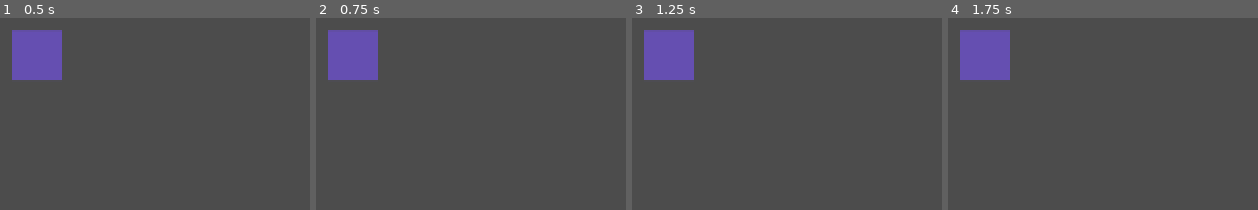
Above: before the commit, frames 1-4 (left to right).
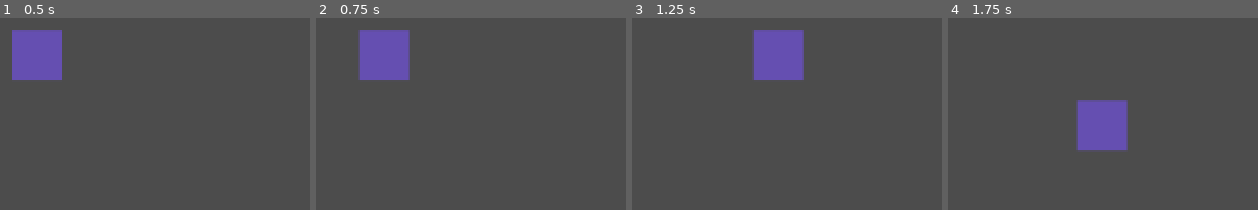
Above: after the commit, the same moments.

Repository: acleverpun/waves
Game: Godot game, scene res://src/states/main.tscn
The game is run twice, just before and just after one commit, with the same random seed, the same clock (stepped at 60 frames per second) and the same inputs.
Inputs:
- Up to frame 1 (0.5 s): no input
- Up to frame 2 (0.75 s): tap Enter at 0.5 s; hold E (move.right, bound only after the commit) from 0.53 s (still down)
- Up to frame 3 (1.25 s): keep holding E (move.right, bound only after the commit)
- Up to frame 4 (1.75 s): release E (move.right, bound only after the commit) at 1.28 s; hold O (move.down, bound only after the commit) from 1.28 s (still down)

Frame 1 is identical in both runs. In frame 2, 5.4% of the frame differs, in the area x 3-31%, y 6-33%; in frame 3, 8.6%; in frame 4, 8.6%, in the area x 3-59%, y 6-69%.

Commit message:
Added basic, componentized movement.
Signed-off-by: Ross Hadden <rosshadden@gmail.com>

Diff:
--- a/project.godot
+++ b/project.godot
@@ -23,6 +23,44 @@
 
 window/dpi/allow_hidpi=true
 
+[input]
+
+game.close={
+"deadzone": 0.5,
+"events": [ Object(InputEventKey,"resource_local_to_scene":false,"resource_name":"","device":0,"alt":false,"shift":false,"control":true,"meta":false,"command":true,"pressed":false,"scancode":67,"unicode":0,"echo":false,"script":null)
+ ]
+}
+game.restart={
+"deadzone": 0.5,
+"events": [ Object(InputEventKey,"resource_local_to_scene":false,"resource_name":"","device":0,"alt":false,"shift":false,"control":true,"meta":false,"command":true,"pressed":false,"scancode":82,"unicode":0,"echo":false,"script":null)
+ ]
+}
+game.debug={
+"deadzone": 0.5,
+"events": [ Object(InputEventKey,"resource_local_to_scene":false,"resource_name":"","device":0,"alt":false,"shift":false,"control":false,"meta":false,"command":false,"pressed":false,"scancode":16777220,"unicode":0,"echo":false,"script":null)
+ ]
+}
+move.up={
+"deadzone": 0.5,
+"events": [ Object(InputEventKey,"resource_local_to_scene":false,"resource_name":"","device":0,"alt":false,"shift":false,"control":false,"meta":false,"command":false,"pressed":false,"scancode":44,"unicode":0,"echo":false,"script":null)
+ ]
+}
+move.down={
+"deadzone": 0.5,
+"events": [ Object(InputEventKey,"resource_local_to_scene":false,"resource_name":"","device":0,"alt":false,"shift":false,"control":false,"meta":false,"command":false,"pressed":false,"scancode":79,"unicode":0,"echo":false,"script":null)
+ ]
+}
+move.left={
+"deadzone": 0.5,
+"events": [ Object(InputEventKey,"resource_local_to_scene":false,"resource_name":"","device":0,"alt":false,"shift":false,"control":false,"meta":false,"command":false,"pressed":false,"scancode":65,"unicode":0,"echo":false,"script":null)
+ ]
+}
+move.right={
+"deadzone": 0.5,
+"events": [ Object(InputEventKey,"resource_local_to_scene":false,"resource_name":"","device":0,"alt":false,"shift":false,"control":false,"meta":false,"command":false,"pressed":false,"scancode":69,"unicode":0,"echo":false,"script":null)
+ ]
+}
+
 [node]
 
 name_num_separator=3
--- a/src/actors/player.gd
+++ b/src/actors/player.gd
@@ -1,4 +1 @@
 extends KinematicBody2D
-
-func _ready():
-	pass
--- a/src/actors/player.tscn
+++ b/src/actors/player.tscn
@@ -1,6 +1,7 @@
-[gd_scene load_steps=2 format=2]
+[gd_scene load_steps=3 format=2]
 
 [ext_resource path="res://src/actors/player.gd" type="Script" id=1]
+[ext_resource path="res://src/components/mover.tscn" type="PackedScene" id=2]
 
 [node name="player" type="KinematicBody2D"]
 script = ExtResource( 1 )
@@ -11,3 +12,5 @@
 [node name="polygon2D" type="Polygon2D" parent="."]
 color = Color( 0.4, 0.313726, 0.698039, 1 )
 polygon = PoolVector2Array( -16, -16, 16, -16, 16, 16, -16, 16 )
+
+[node name="mover" parent="." instance=ExtResource( 2 )]
--- /dev/null
+++ b/src/components/mover.gd
@@ -0,0 +1,32 @@
+extends Node
+
+const ZERO = Vector2(0, 0)
+const UP = Vector2(0, -1)
+const DOWN = Vector2(0, 1)
+const LEFT = Vector2(-1, 0)
+const RIGHT = Vector2(1, 0)
+
+const speed = 100.0
+
+onready var parent = get_parent()
+
+var velocity := ZERO
+
+func _physics_process(dt):
+	movement(dt)
+
+func movement(dt):
+	velocity = ZERO
+
+	if Input.is_action_pressed('move.up'):
+		velocity += UP
+	if Input.is_action_pressed('move.down'):
+		velocity += DOWN
+	if Input.is_action_pressed('move.left'):
+		velocity += LEFT
+	if Input.is_action_pressed('move.right'):
+		velocity += RIGHT
+
+	velocity = velocity.clamped(1)
+
+	parent.move_and_slide(velocity * speed)
--- /dev/null
+++ b/src/components/mover.tscn
@@ -0,0 +1,6 @@
+[gd_scene load_steps=2 format=2]
+
+[ext_resource path="res://src/components/mover.gd" type="Script" id=1]
+
+[node name="mover" type="Node"]
+script = ExtResource( 1 )
--- a/src/states/main.gd
+++ b/src/states/main.gd
@@ -1,8 +1,11 @@
 extends Node
 
-onready var Zone = preload("res://src/zones/courtyard.tscn")
+onready var Zone = preload('res://src/zones/courtyard.tscn')
 
 func _ready():
 	var zone = Zone.instance()
 
 	add_child(zone)
+
+func _input(event):
+	if Input.is_action_pressed('game.close'): get_tree().quit()
